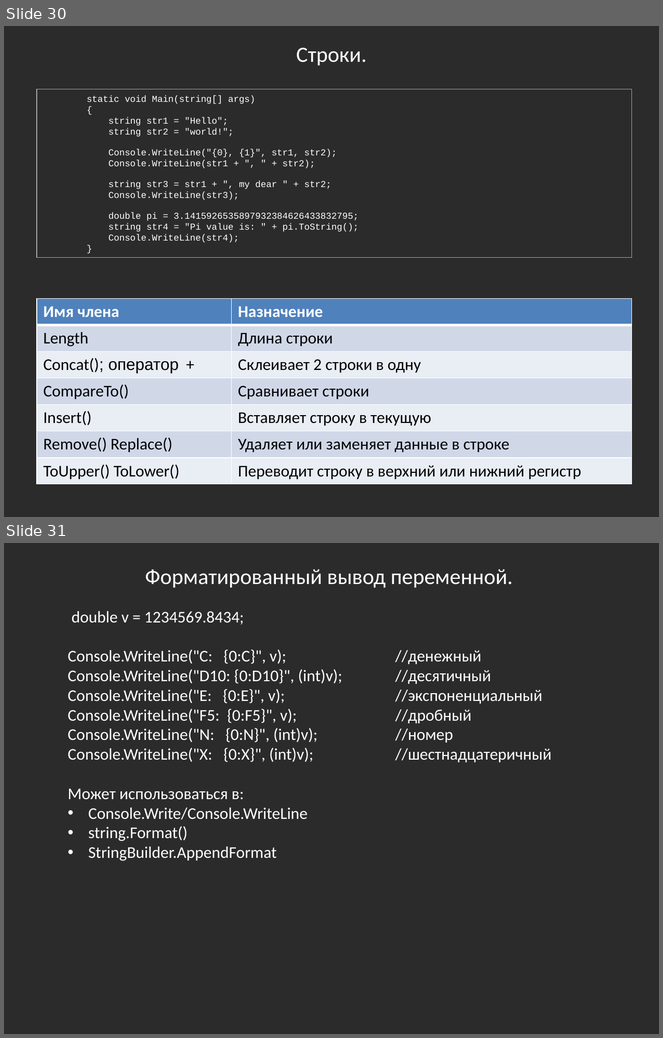
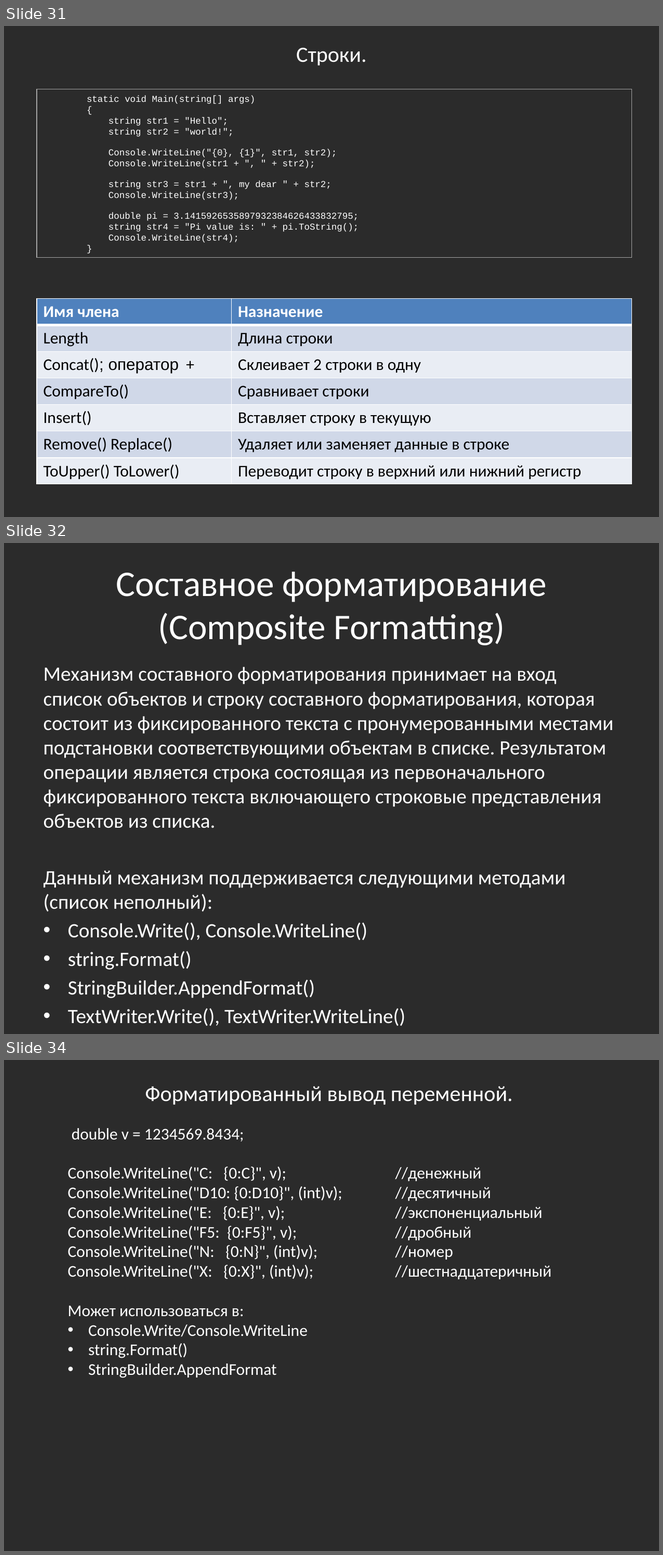
Before and after one commit to bazile/Training, a slide deck: Presentation/lesson-01.pptx. Shown one above the other, each under a label of ours: slides 30 and 31 before the commit, slides 31, 32 and 34 after it; the slides between them are not shown. The pictures are 663x1038 and 663x1555 pixels, drawn with LibreOffice and Linux fonts; fonts in the diff are those of the drawing; background and template pictures are left out; a plain dark background stands for a picture behind light text. Boxes give left, top, right and bottom in pixels: in the first picture for what was removed or moved away, otherwise in the second. Text is boxed around its words. In the diff, an @@ line names an element or a change of style, - is before the commit and + after.

```diff
--- a/Presentation/lesson-01.pptx
+++ b/Presentation/lesson-01.pptx
@@ slide 32 added at (x1=4, y1=543, x2=659, y2=1034), background picture (left out) @@
@@ title added at (x1=116, y1=572, x2=546, y2=645), 39.6 pt, text #FFFFFF @@
+Составное форматирование
+(Composite Formatting)
@@ text added at (x1=44, y1=667, x2=613, y2=1027), 22.4 pt, text #FFFFFF @@
+Механизм составного форматирования принимает на вход список объектов и строку составного форматирования, которая состоит из фиксированного текста с пронумерованными местами подстановки соответствующими объектам в списке. Результатом операции является строка состоящая из первоначального фиксированного текста включающего строковые представления объектов из списка.
+Данный механизм поддерживается следующими методами (список неполный):
+• Console.Write(), Console.WriteLine()
+• string.Format()
+• StringBuilder.AppendFormat()
+• TextWriter.Write(), TextWriter.WriteLine()
@@ what was slide 30 is now slide 31 @@
@@ what was slide 31 is now slide 34 @@
```
Also in this commit, not shown: 4 slides changed, 16 other slides added, 6 other files.
